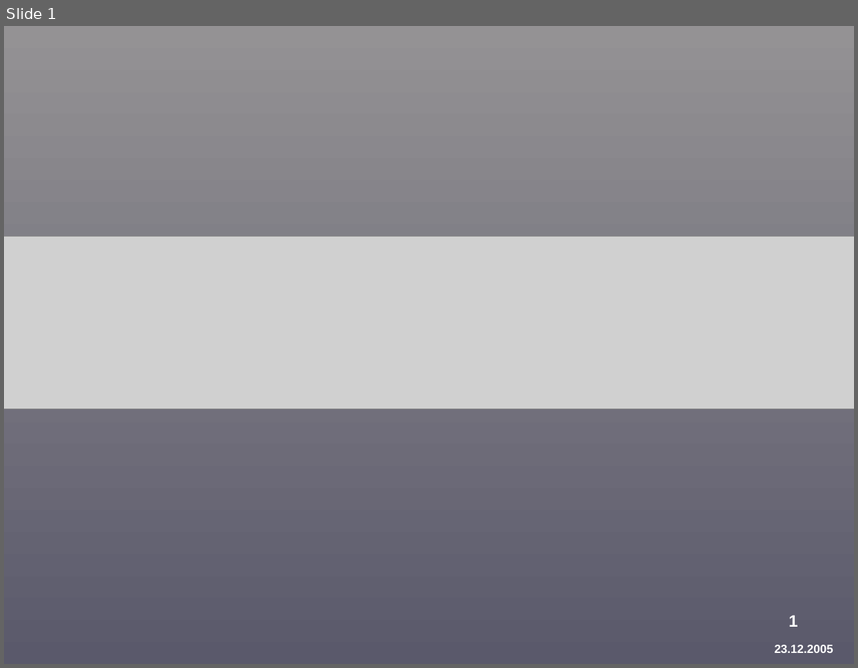
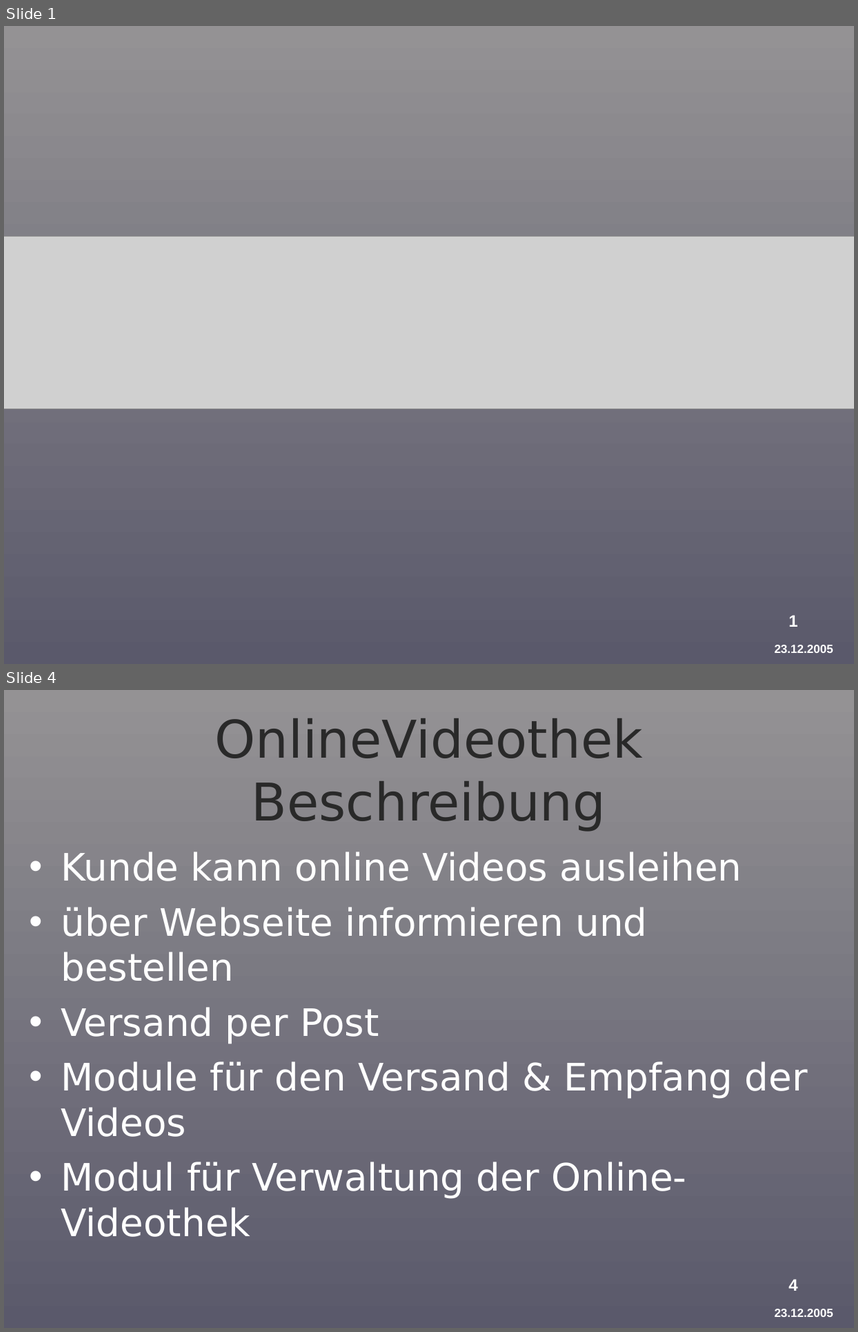
Before and after one commit to BackupTheBerlios/provirent-svn, a slide deck: docu/präsentation/Provirent-Vortrag-1-Schneider.ppt. Shown one above the other, each under a label of ours: slide 1 before the commit, slides 1 and 4 after it; the slides between them are not shown. The pictures are 858x668 and 858x1332 pixels, drawn with LibreOffice and Linux fonts; fonts in the diff are those of the drawing; grey boxes stand for pictures; background and template pictures are left out. Boxes give left, top, right and bottom in pixels: in the first picture for what was removed or moved away, otherwise in the second. Text is boxed around its words. In the diff, an @@ line names an element or a change of style, - is before the commit and + after.

```diff
--- a/docu/präsentation/Provirent-Vortrag-1-Schneider.ppt
+++ b/docu/präsentation/Provirent-Vortrag-1-Schneider.ppt
@@ slide 4 added at (4,690,854,1328), background gradient #949294 to #5A596B; not listed: 2 template elements that a slide beside it also shows @@
@@ title added at (214,718,643,831), 44 pt, text #292929 @@
+OnlineVideothek Beschreibung
@@ text added at (61,851,808,1236), 32 pt, text #FFFFFF @@
+• Kunde kann online Videos ausleihen
+• über Webseite informieren und bestellen
+• Versand per Post
+• Module für den Versand & Empfang der Videos
+• Modul für Verwaltung der Online-Videothek
```
Also in this commit, not shown: 1 slide changed, 10 other slides added, 1 slide removed, 2 other files.
